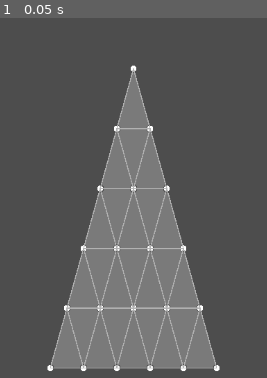
Above: before the commit, frame 1.
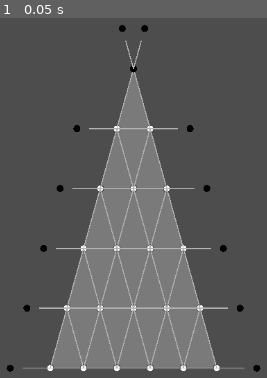
Above: after the commit, the same moment.

Repository: pegesund/trivium
Game: Godot game, scene res://node_2d.tscn
Two runs of this game, one before a commit and one after it. Both use one fixed random seed, a clock stepped at 60 frames per second and the inputs below.
Inputs:
- Up to frame 1 (0.05 s): no input

The runs differ from the first frame. In frame 1, 1.0% of the frame differs, in the area x 2-98%, y 1-99%.

Commit message:
towards sticky points

Diff:
--- a/node_2d.gd
+++ b/node_2d.gd
@@ -3,13 +3,15 @@
 # Triangle configuration
 var base_width = 200.0  # Base width of the triangle in pixels
 var scale_factor = 1.2  # Scale factor to adjust the overall size
-var height_to_width_ratio = 1.8  # How much taller the triangle is compared to its width
+var height_to_width_ratio = 1.8  # How much taller the triangle is compared to its width (set to 1.8 as required)
 var grid_color = Color(0.7, 0.7, 0.7, 1.0)  # Light gray color for the grid
 var point_color = Color(0.3, 0.3, 0.3, 1.0)  # Dark gray color for the points
 var triangle_color = Color(0.9, 0.9, 0.9, 0.3)  # Light gray with opacity for triangle fill
 var intersection_fill_color = Color(1.0, 1.0, 1.0, 1.0)  # White color for intersection fill
 var intersection_radius = 5.0  # Radius of the intersection points (increased from 3.0)
 var connection_width = 1.5  # Width of the connection lines
+var stick_extension_ratio = 0.7  # How far the sticks extend beyond the triangle (70% of original line length)
+var outer_point_color = Color(0.0, 0.0, 0.0, 1.0)  # Black color for outer intersection points
 
 func _ready():
 	# Draw once at startup
@@ -21,11 +23,16 @@
 
 # Function to draw an intersection point
 # position: Vector2 position of the intersection
-func draw_intersection(position):
-	# Draw filled white circle
-	draw_circle(position, intersection_radius, intersection_fill_color)
-	# Draw circle outline
-	draw_circle_arc(position, intersection_radius, 0, 360, point_color)
+# is_outer: whether this is an outer point (at the end of a stick)
+func draw_intersection(position, is_outer = false):
+	if is_outer:
+		# Draw filled black circle for outer points
+		draw_circle(position, intersection_radius, outer_point_color)
+	else:
+		# Draw filled white circle
+		draw_circle(position, intersection_radius, intersection_fill_color)
+		# Draw circle outline
+		draw_circle_arc(position, intersection_radius, 0, 360, point_color)
 
 # Helper function to draw circle outline
 func draw_circle_arc(center, radius, angle_from, angle_to, color):
@@ -38,6 +45,34 @@
 
 	for index_point in range(nb_points):
 		draw_line(points_arc[index_point], points_arc[index_point + 1], color, 1)
+
+# Function to draw a horizontal stick
+func draw_horizontal_stick(start_point, direction, stick_length):
+	# Calculate the end point of the stick (horizontal)
+	var stick_end = Vector2(start_point.x + direction * stick_length, start_point.y)
+
+	# Draw the horizontal line (only 70% visible)
+	var visible_end = Vector2(start_point.x + direction * stick_length * 0.7, start_point.y)
+	draw_line(start_point, visible_end, grid_color, connection_width)
+
+	# Draw the black point at the end
+	draw_intersection(stick_end, true)
+
+	return stick_end
+
+# Function to draw a diagonal stick
+func draw_diagonal_stick(start_point, direction, stick_length):
+	# Calculate the end point of the stick
+	var stick_end = start_point + direction * stick_length
+
+	# Draw the diagonal line (only 70% visible)
+	var visible_end = start_point + direction * stick_length * 0.7
+	draw_line(start_point, visible_end, grid_color, connection_width)
+
+	# Draw the black point at the end
+	draw_intersection(stick_end, true)
+
+	return stick_end
 
 # Function to draw a triangle with a grid
 # x_size: width of the triangle
@@ -48,23 +83,18 @@
 	var y_size = x_size * height_ratio
 
 	# Calculate the three points of the triangle
-	var top_point = Vector2(x_pos, y_pos)
-	var bottom_left = Vector2(x_pos - x_size/2, y_pos + y_size)
-	var bottom_right = Vector2(x_pos + x_size/2, y_pos + y_size)
+	var triangle_top = Vector2(x_pos, y_pos)
+	var triangle_bottom_left = Vector2(x_pos - x_size/2, y_pos + y_size)
+	var triangle_bottom_right = Vector2(x_pos + x_size/2, y_pos + y_size)
 
 	# Draw the filled triangle
-	var triangle = PackedVector2Array([top_point, bottom_left, bottom_right])
+	var triangle = PackedVector2Array([triangle_top, triangle_bottom_left, triangle_bottom_right])
 	draw_colored_polygon(triangle, triangle_color)
 
 	# Draw the triangle outline
-	draw_line(top_point, bottom_left, grid_color, connection_width)
-	draw_line(bottom_left, bottom_right, grid_color, connection_width)
-	draw_line(bottom_right, top_point, grid_color, connection_width)
-
-	# Draw the corner points
-	draw_intersection(top_point)
-	draw_intersection(bottom_left)
-	draw_intersection(bottom_right)
+	draw_line(triangle_top, triangle_bottom_left, grid_color, connection_width)
+	draw_line(triangle_bottom_left, triangle_bottom_right, grid_color, connection_width)
+	draw_line(triangle_bottom_right, triangle_top, grid_color, connection_width)
 
 	# Create a triangular grid with 6 rows
 	var rows = 6
@@ -127,18 +157,57 @@
 			# Draw the line
 			draw_line(start, end, grid_color, connection_width)
 
-	# Draw diagonal connections
+	# Draw diagonal connections - only those that form proper triangles
+	# Each triangle is formed by:
+	# 1. A point in the current row
+	# 2. The point directly below it in the next row
+	# 3. The point to the right of that in the next row
 	for row in range(rows - 1):
 		var upper_row = grid_points[row]
 		var lower_row = grid_points[row + 1]
 
 		for i in range(upper_row.size()):
+			# Only draw if we have a point to the right in the lower row
 			if i + 1 < lower_row.size():
-				var start = upper_row[i]
-				var end = lower_row[i + 1]
-
-				# Draw the line
-				draw_line(start, end, grid_color, connection_width)
+				var diagonal_start_point = upper_row[i]
+				var diagonal_end_point = lower_row[i + 1]
+
+				# Draw the diagonal line from top to bottom-right
+				draw_line(diagonal_start_point, diagonal_end_point, grid_color, connection_width)
+
+	# Add horizontal sticks to the left side of the triangle
+	for row in range(rows):  # Include all rows
+		var points_in_row = row + 1  # Row 0 has 1 point, row 5 has 6 points
+		var row_width = x_size * row / (rows - 1)
+		var col_width = row_width / (points_in_row - 1) if points_in_row > 1 else 0
+		var stick_length = col_width * 1.2
+
+		var point = grid_points[row][0]  # Leftmost point in row
+		draw_horizontal_stick(point, -1, stick_length)  # -1 for left direction
+
+	# Add horizontal sticks to the right side of the triangle
+	for row in range(rows):  # Include all rows
+		var points_in_row = row + 1  # Row 0 has 1 point, row 5 has 6 points
+		var row_width = x_size * row / (rows - 1)
+		var col_width = row_width / (points_in_row - 1) if points_in_row > 1 else 0
+		var stick_length = col_width * 1.2
+
+		var point = grid_points[row][row]  # Rightmost point in row
+		draw_horizontal_stick(point, 1, stick_length)  # 1 for right direction
+
+	# Add the two diagonal sticks above the top point
+	# Calculate diagonal directions from top point
+	var top_left_dir = (grid_points[1][0] - triangle_top).normalized()
+	var top_right_dir = (grid_points[1][1] - triangle_top).normalized()
+
+	# Draw diagonal sticks above top point
+	var top_stick_length = row_height * 0.7
+
+	# Left diagonal stick
+	draw_diagonal_stick(triangle_top, -top_left_dir, top_stick_length)
+
+	# Right diagonal stick
+	draw_diagonal_stick(triangle_top, -top_right_dir, top_stick_length)
 
 func _draw():
 	# Get viewport dimensions to center the triangle
